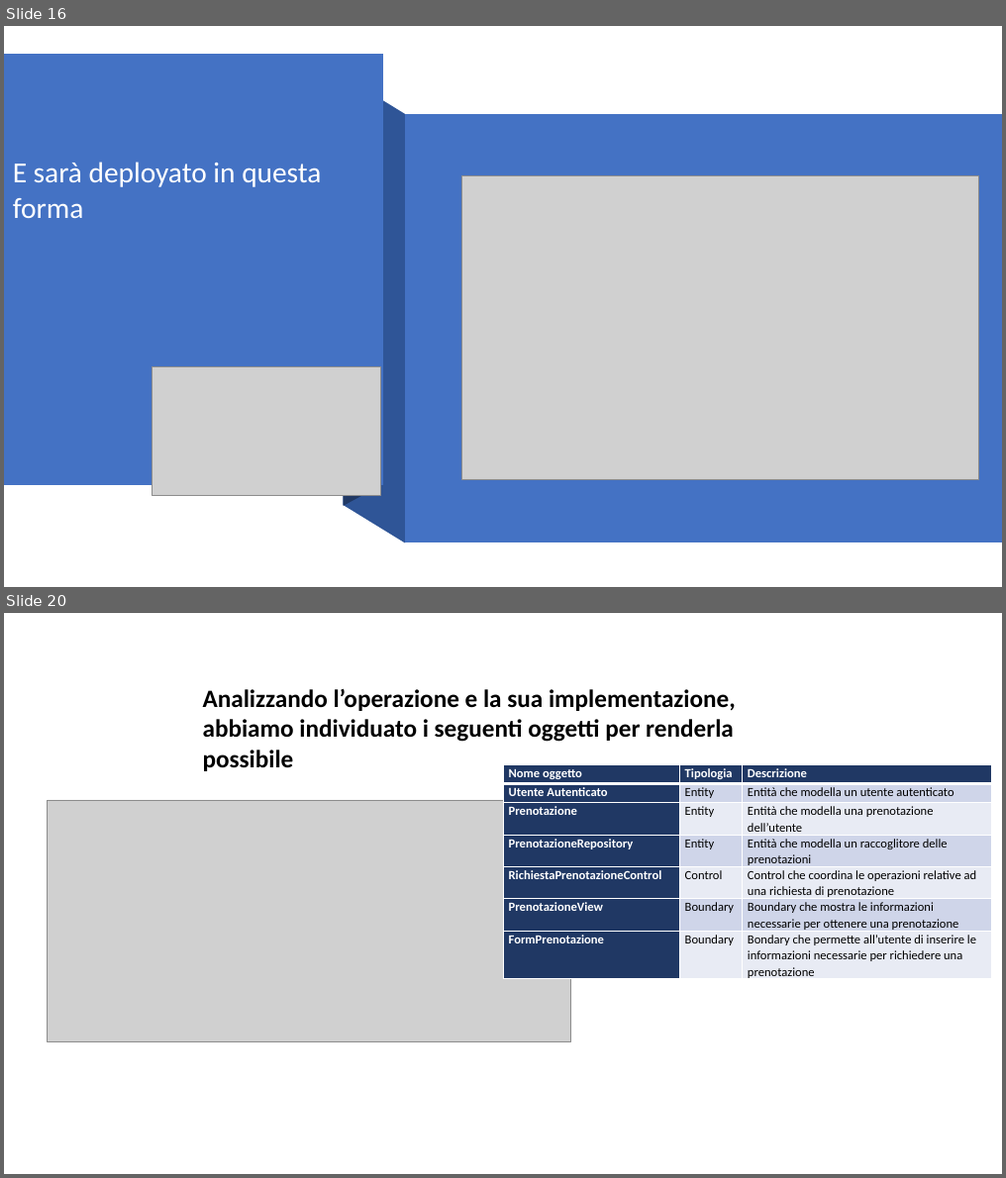
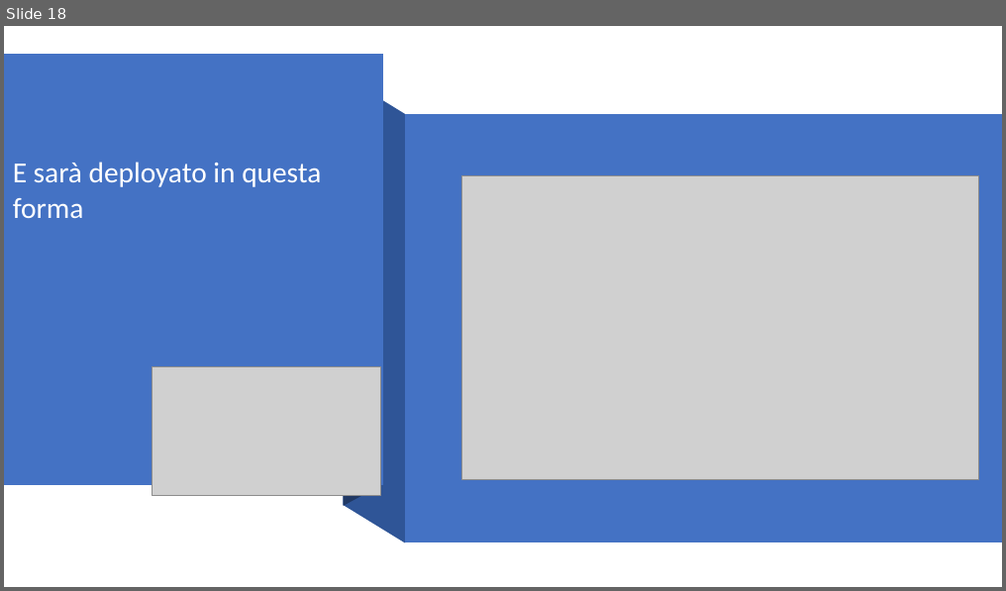
Before and after one commit to Givaa/MedQueue, a slide deck: This is my PP/Presentazione 06-12-2020.pptx. Shown one above the other, each under a label of ours: slides 16 and 20 before the commit, slide 18 after it; the slides between them are not shown. The pictures are 1006x1178 and 1006x591 pixels, drawn with LibreOffice and Linux fonts; fonts in the diff are those of the drawing; grey boxes stand for pictures; background and template pictures are left out. Boxes give left, top, right and bottom in pixels: in the first picture for what was removed or moved away, otherwise in the second. Text is boxed around its words. In the diff, an @@ line names an element or a change of style, - is before the commit and + after.

```diff
--- a/This is my PP/Presentazione 06-12-2020.pptx
+++ b/This is my PP/Presentazione 06-12-2020.pptx
@@ slide 20 removed at (4, 613, 1002, 1174), background picture (left out) @@
@@ text removed at (203, 688, 736, 771) @@
-Analizzando l’operazione e la sua implementazione, abbiamo individuato i seguenti oggetti per renderla possibile
@@ table removed at (503, 765, 992, 982), 7 rows, 3 columns @@
-Nome oggetto | Tipologia | Descrizione
-Utente Autenticato | Entity | Entità che modella un utente autenticato
-Prenotazione | Entity | Entità che modella una prenotazione dell’utente
-PrenotazioneRepository | Entity | Entità che modella un raccoglitore delle prenotazioni
-RichiestaPrenotazioneControl | Control | Control che coordina le operazioni relative ad una richiesta di prenotazione
-PrenotazioneView | Boundary | Boundary che mostra le informazioni necessarie per ottenere una prenotazione
-FormPrenotazione | Boundary | Bondary che permette all’utente di inserire le informazioni necessarie per richiedere una prenotazione
@@ picture removed at (48, 800, 570, 1043) @@
@@ what was slide 16 is now slide 18 @@
```
Also in this commit, not shown: 3 slides added, 6 other slides removed, 1 other file.
